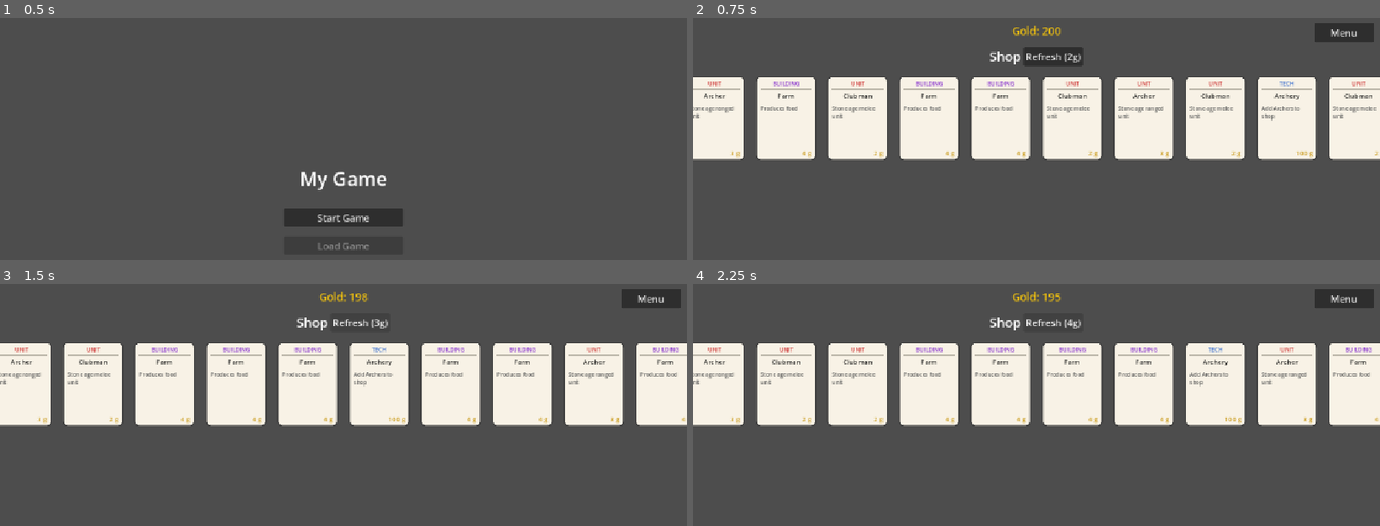
Above: before the commit, frames 1-4 (two rows, left to right).
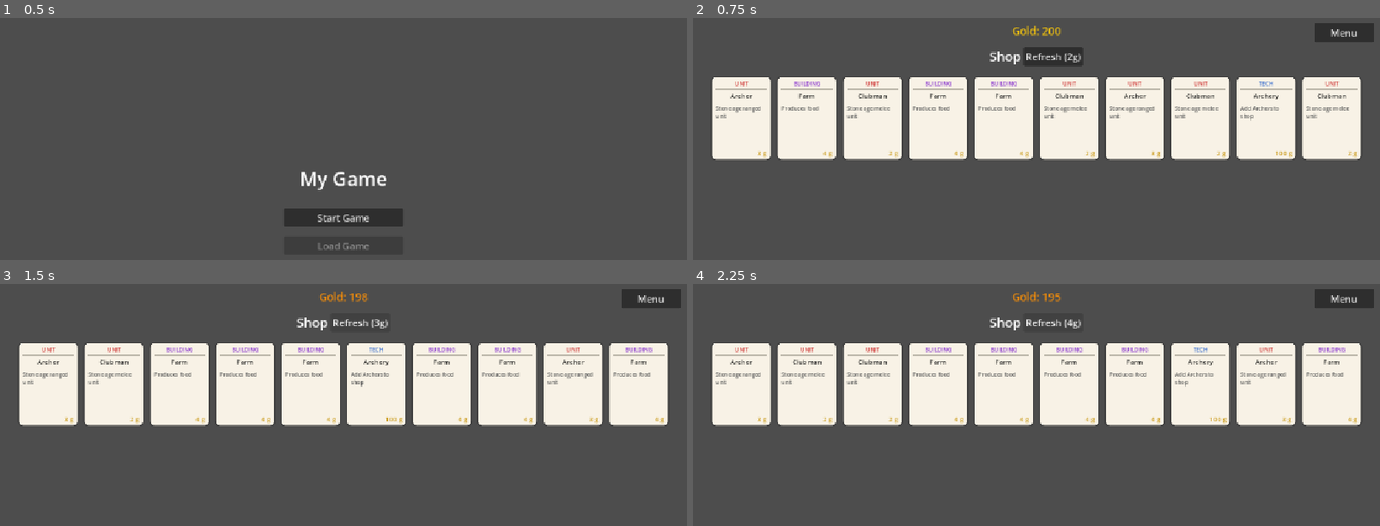
Above: after the commit, the same moments.

Repository: maomoney/proj2
Game: Godot game, scene res://main.tscn
The game is run twice, just before and just after one commit, with the same random seed, the same clock (stepped at 60 frames per second) and the same inputs.
Inputs:
- Up to frame 1 (0.5 s): no input
- Up to frame 2 (0.75 s): click "Start Game" at 0.5 s
- Up to frame 3 (1.5 s): click "Refresh (2g)" at 1.25 s
- Up to frame 4 (2.25 s): click "Refresh (3g)" at 2 s

Frame 1 is identical in both runs. In frame 2, 13% of the frame differs, in the area x 0-100%, y 24-59%; in frame 3, 13%; in frame 4, 13%, in the area x 0-100%, y 3-59%.

Commit message:
gold animations

Diff:
--- a/shop.gd
+++ b/shop.gd
@@ -6,17 +6,17 @@
 const REFRESH_COST_INCREMENT = 1
 
 const CARD_WIDTH := 100.0
-const CARD_SPACING    := 120.0
+const CARD_SPACING    := 110.0
 
 const HAND_OVERLAP      := 20.0
-const HAND_SCALE        := 1.75
+const HAND_SCALE        := 1.25
 const HAND_LIFT         := 20.0
 const HAND_TWEEN_T      := 0.1
-const HAND_ARC_RADIUS   := 900.0
+const HAND_ARC_RADIUS   := 1000.0
 const HAND_ARC_SEP_DEG  := 5.0   # degrees between adjacent cards
 const HAND_ARC_MAX_DEG  := 40.0  # maximum fan angle in degrees
 
-const SHOP_SCALE    := 1.2
+const SHOP_SCALE    := 1.1
 const SHOP_LIFT 	:= 0
 const SHOP_TWEEN_T  := 0.1
 
@@ -28,6 +28,8 @@
 var _shop_card_dragging: Node2D = null
 var _hand_card_dragging: Node2D = null
 var gold := 200
+var _displayed_gold := 0.0
+var _gold_tween: Tween
 var refresh_cost := REFRESH_COST_INITIAL
 var _top_layer: CanvasLayer
 var _drop_zone: ColorRect
@@ -74,8 +76,7 @@
 		gold = state.get("gold", gold)
 		hand_cards.assign(state.get("hand_cards", hand_cards))
 		var card_states: Array = state.get("cards", [])
-		card_count = card_states.size() if card_states.size() > 0 else card_count
-		_spawn_cards()
+		_spawn_cards(card_states.size() if card_states.size() > 0 else card_count)
 		for i in cards.size():
 			if i < card_states.size():
 				cards[i].position = card_states[i]["position"]
@@ -85,9 +86,10 @@
 		_spawn_cards()
 
 	_spawn_hand()
+	_set_gold_display(gold)
 	_update_gold_label()
 
-func _spawn_cards() -> void:
+func _spawn_cards(count: int = card_count) -> void:
 	for card in cards:
 		card.queue_free()
 	cards.clear()
@@ -96,7 +98,7 @@
 	var building_ids := CardData.BUILDINGS.keys()
 	var tech_ids     := CardData.TECHS.keys()
 
-	# Build the pool: shuffle all ids, pick card_count with constraints.
+	# Build the pool: shuffle all ids, pick count with constraints.
 	# Constraint 1: at least 1 building.
 	# Constraint 2: no duplicate techs.
 	var pool: Array[String] = []
@@ -104,9 +106,9 @@
 	pool.append(building_ids[randi() % building_ids.size()])
 	# Fill remaining slots randomly, rejecting tech duplicates.
 	var used_techs: Dictionary = {}
-	var remaining := card_count - 1
+	var remaining := count - 1
 	var attempts  := 0
-	while pool.size() < card_count and attempts < card_count * 20:
+	while pool.size() < count and attempts < count * 20:
 		attempts += 1
 		var id: String = all_ids[randi() % all_ids.size()]
 		if CardData.get_type(id) == "Tech" and used_techs.has(id):
@@ -117,9 +119,9 @@
 	# Shuffle so the building isn't always first.
 	pool.shuffle()
 
-	var total_span := (card_count - 1) * CARD_SPACING + CARD_WIDTH
+	var total_span := (count - 1) * CARD_SPACING + CARD_WIDTH
 	var start_x    := (get_viewport_rect().size.x - total_span) / 2.0
-	for i in card_count:
+	for i in count:
 		var card := Node2D.new()
 		card.set_script(CARD_SCRIPT)
 		card.name    = "Card%d" % i
@@ -356,7 +358,7 @@
 func _sell_hand_card(card: Node2D) -> void:
 	var data: Dictionary = CardData.get_all().get(card.card_id, {})
 	var refund: int = data.get("cost", 0) / 2
-	gold += refund
+	_change_gold(refund)
 	var idx: int = card.get_meta("hand_index") as int
 	hand_cards.remove_at(idx)
 	hand_nodes.erase(card)
@@ -376,8 +378,28 @@
 	_update_gold_label()
 
 func _update_gold_label() -> void:
-	$UI/GoldLabel.text = "Gold: %d" % gold
 	$UI/TitleRow/RefreshButton.text = "Refresh (%dg)" % refresh_cost
+
+# Changes gold and animates the label counting from the old value to the new one.
+func _change_gold(amount: int) -> void:
+	if amount == 0:
+		return
+	gold += amount
+	if _gold_tween:
+		_gold_tween.kill()
+	var label: Label = $UI/GoldLabel
+	var flash := Color(1.0, 0.4, 0.4) if amount < 0 else Color(0.4, 1.0, 0.4)
+	var duration := clampf(absf(amount) * 0.05, 0.25, 0.8)
+	label.modulate = flash
+	_gold_tween = create_tween().set_parallel(true)
+	_gold_tween.tween_method(_set_gold_display, _displayed_gold, float(gold), duration) \
+		.set_trans(Tween.TRANS_QUAD).set_ease(Tween.EASE_OUT)
+	_gold_tween.tween_property(label, "modulate", Color.WHITE, duration) \
+		.set_trans(Tween.TRANS_QUAD).set_ease(Tween.EASE_IN)
+
+func _set_gold_display(value: float) -> void:
+	_displayed_gold = value
+	$UI/GoldLabel.text = "Gold: %d" % roundi(value)
 
 func _on_card_purchased(card: Node2D) -> void:
 	var data: Dictionary = CardData.get_all().get(card.card_id, {})
@@ -392,7 +414,7 @@
 		tw.tween_property(card, "scale",    Vector2.ONE, SHOP_TWEEN_T * 2)
 		tw.tween_property(card, "position", origin,      SHOP_TWEEN_T * 2)
 		return
-	gold -= cost
+	_change_gold(-cost)
 	hand_cards.append(card.card_id)
 	cards.erase(card)
 	card.queue_free()
@@ -403,7 +425,7 @@
 func _on_refresh_pressed() -> void:
 	if gold < refresh_cost:
 		return
-	gold -= refresh_cost
+	_change_gold(-refresh_cost)
 	refresh_cost += REFRESH_COST_INCREMENT
 	_spawn_cards()
 	_update_gold_label()
